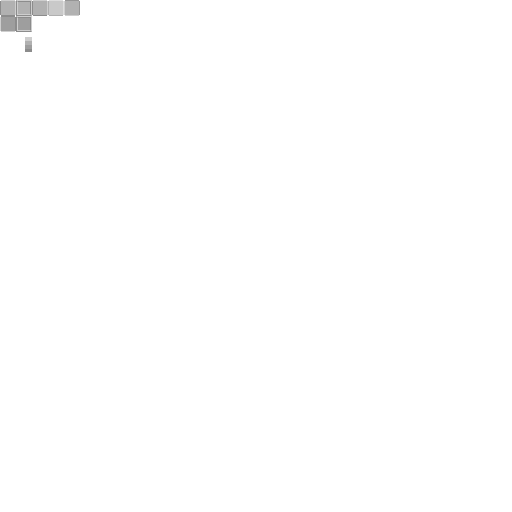
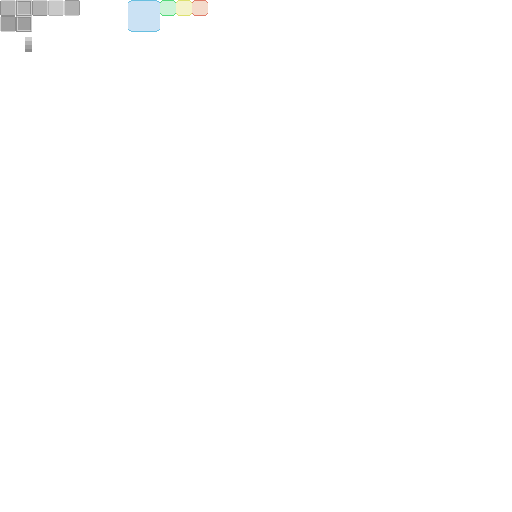
Layer changes from the first 512px x 512px image to the second:
painted on "Layer #1" over (x1=128, y1=0, x2=208, y2=32)
added layer "transparency" (30%) over (x1=128, y1=0, x2=208, y2=31)
